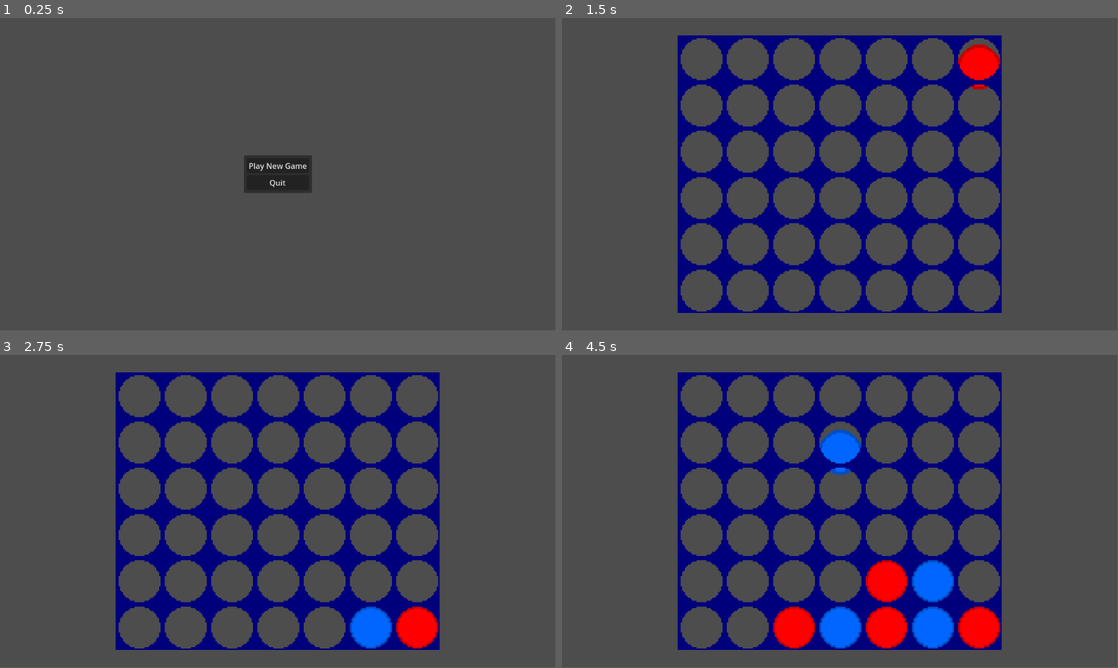
Above: before the commit, frames 1-4 (two rows, left to right).
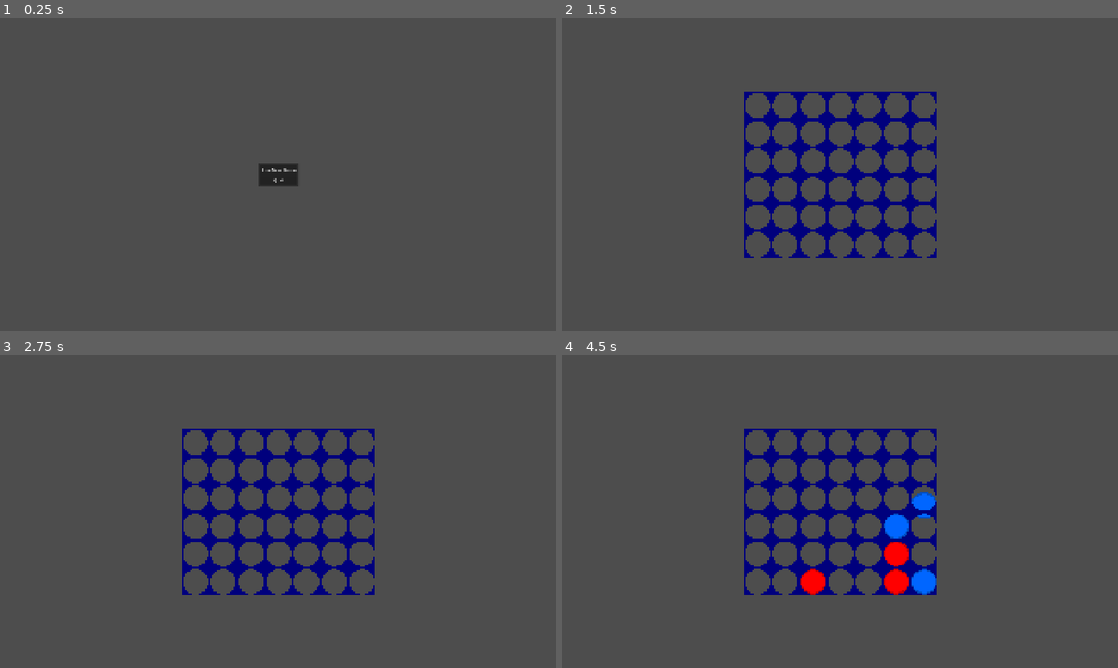
Above: after the commit, the same moments.

Repository: sparkworm/Connect4
Game: Godot game, scene res://scenes/main.tscn
The game is run twice, just before and just after one commit, with the same random seed, the same clock (stepped at 60 frames per second) and the same inputs.
Inputs (mouse positions are in pixels of both pictures, inside the frame that each line leads up to):
- Up to frame 1 (0.25 s): no input
- Up to frame 2 (1.5 s): click "Play New Game" at 0.5 s; tap Enter at 1.25 s; move the mouse to (962, 158) at 1.27 s; click (962, 158) at 1.35 s
- Up to frame 3 (2.75 s): move the mouse to (166, 527) at 2.02 s; click (166, 527) at 2.1 s
- Up to frame 4 (4.5 s): tap Space at 2.75 s; move the mouse to (895, 442) at 2.77 s; click (895, 442) at 2.85 s; move the mouse to (812, 574) at 3.52 s; click (812, 574) at 3.6 s; move the mouse to (1006, 558) at 4.27 s; click (1006, 558) at 4.35 s
In our replay, the window is 799x449 before the commit and 800x450 after it. These sizes can differ from the game's own. Grey fills any space a smaller window leaves; there, only what the larger window draws over its background counts as a difference.

The runs differ from the first frame. In frame 1, 1.1% of the frame differs, in the area x 43-57%, y 44-56%; in frame 2, 21%; in frame 3, 22%; in frame 4, 26%, in the area x 20-80%, y 5-95%.

Commit message:
Changed window mode to fullscreen

Diff:
--- a/project.godot
+++ b/project.godot
@@ -18,6 +18,13 @@
 [autoload]
 
 Globals="*res://autoload/globals.gd"
+
+[display]
+
+window/size/viewport_width=1920
+window/size/viewport_height=1080
+window/size/mode=3
+window/stretch/mode="canvas_items"
 
 [input]
 
